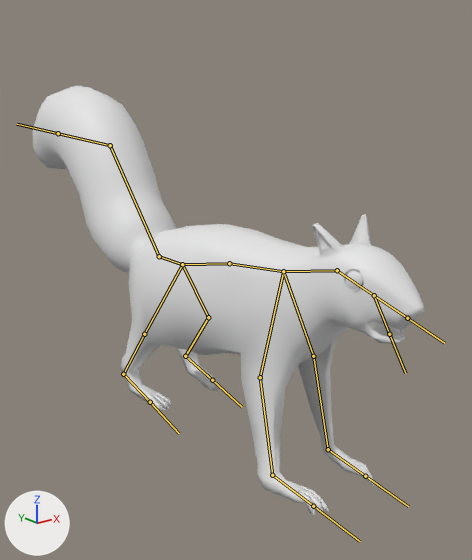
Before and after pictures for a commit that changed the FBX model IndieGameUnity/Assets/Models/characters/animals/squirrel.fbx.
Before and after are seen from a 50 mm camera at (-2.04, -2.6, 1.29) aimed at (0.21, 0.21, 0.17). The lights are fixed; the arrows at lower left show +X, +Y and +Z. The bones that bend it are drawn over the model as lines.
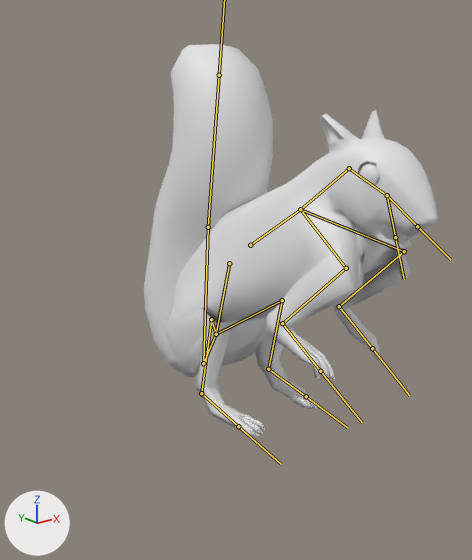
The newer file adds an action. The first version stands in its rest pose; the second is drawn at frame 1 of the action 'Armature|PoseLibEATtoo'.

Pixel boxes (x1, y1, x2, y2) of what changed, in the pictures (472 x 560 px):
'Cube', posed (25% narrower, 8% shorter): before (33, 85, 424, 515); after (144, 44, 438, 438)
bone 'upper', root to tip: before (229, 263) to (283, 271); after (250, 245) to (300, 209)
bone 'Bone.001', root to tip: before (283, 271) to (337, 270); after (300, 209) to (349, 168)
bone 'head', root to tip: before (337, 270) to (374, 295); after (349, 168) to (387, 195)
bone 'Bone.003', root to tip: before (374, 295) to (407, 318); after (387, 195) to (417, 226)
bone 'Bone.004', root to tip: before (374, 295) to (389, 334); after (387, 195) to (395, 237)
bone 'Bone.005', root to tip: before (283, 271) to (313, 356); after (300, 209) to (404, 251)
bone 'Bone.006', root to tip: before (313, 356) to (328, 449); after (404, 251) to (339, 306)
bone 'Bone.007', root to tip: before (328, 449) to (365, 476); after (339, 306) to (372, 348)
bone 'Bone.008', root to tip: before (283, 271) to (260, 377); after (300, 209) to (346, 268)
bone 'Bone.009', root to tip: before (260, 377) to (272, 475); after (346, 268) to (282, 323)
bone 'Bone.010', root to tip: before (272, 475) to (313, 506); after (282, 323) to (320, 371)
bone 'lower', root to tip: before (229, 263) to (182, 264); after (229, 263) to (216, 334)
bone 'Bone.012', root to tip: before (182, 264) to (208, 317); after (216, 334) to (282, 300)
bone 'Bone.013', root to tip: before (208, 317) to (185, 356); after (282, 300) to (268, 369)
bone 'Bone.014', root to tip: before (185, 356) to (212, 380); after (268, 369) to (306, 396)
bone 'Bone.015', root to tip: before (182, 264) to (144, 334); after (216, 334) to (211, 319)
bone 'Bone.016', root to tip: before (144, 334) to (123, 374); after (211, 319) to (201, 393)
bone 'Bone.017', root to tip: before (123, 374) to (150, 402); after (201, 393) to (238, 426)
bone 'Bone.019', root to tip: before (159, 256) to (110, 145); after (203, 363) to (208, 227)
bone 'Bone.020', root to tip: before (110, 145) to (58, 133); after (208, 227) to (219, 75)

What the commit changed:
Bone 'upper' (bone_upper) moves from (0.0, 0.0, 0.0) to (0.0, 0.185, -0.112).
Bone 'upper' (bone_upper) turns from (0, 0, 0) to (-26, 0, 0) degrees about its own x, y and z.
Bone 'Bone.001' (bone_bone_001) turns from (0, 0, 0) to (3, 1, 0) degrees about its own x, y and z.
Bone 'head' (bone_head) turns from (0, 0, 0) to (30, 0, 0) degrees about its own x, y and z.
Bone 'Bone.003' (bone_bone_003) turns from (0, 0, 0) to (10, 0, 0) degrees about its own x, y and z.
Bone 'Bone.004' (bone_bone_004) turns from (0, 0, 0) to (8, 0, 0) degrees about its own x, y and z.
Bone 'Bone.005' (bone_bone_005) turns from (0, 0, 0) to (-40, -13, 5) degrees about its own x, y and z.
Bone 'Bone.006' (bone_bone_006) turns from (0, 0, 0) to (126, 2, 4) degrees about its own x, y and z.
Bone 'Bone.007' (bone_bone_007) turns from (0, 0, 0) to (-30, 2, -1) degrees about its own x, y and z.
Bone 'Bone.008' (bone_bone_008) turns from (0, 0, 0) to (-38, 14, -5) degrees about its own x, y and z.
Bone 'Bone.009' (bone_bone_009) turns from (0, 0, 0) to (125, 0, 0) degrees about its own x, y and z.
Bone 'Bone.010' (bone_bone_010) turns from (0, 0, 0) to (-31, 0, 0) degrees about its own x, y and z.
Bone 'lower' (bone_lower) turns from (0, 0, 0) to (-60, 0, 0) degrees about its own x, y and z.
Bone 'Bone.012' (bone_bone_012) turns from (0, 0, 0) to (-70, -27, 19) degrees about its own x, y and z.
Bone 'Bone.013' (bone_bone_013) turns from (0, 0, 0) to (109, 0, 0) degrees about its own x, y and z.
Bone 'Bone.014' (bone_bone_014) turns from (0, 0, 0) to (22, 0, 0) degrees about its own x, y and z.
Bone 'Bone.015' (bone_bone_015) turns from (0, 0, 0) to (-70, 32, -22) degrees about its own x, y and z.
Bone 'Bone.016' (bone_bone_016) turns from (0, 0, 0) to (108, 0, 0) degrees about its own x, y and z.
Bone 'Bone.017' (bone_bone_017) turns from (0, 0, 0) to (23, 0, 0) degrees about its own x, y and z.
Bone 'Bone.019' (bone_bone_019) turns from (0, 0, 0) to (105, 0, 0) degrees about its own x, y and z.
Bone 'Bone.020' (bone_bone_020) turns from (0, 0, 0) to (51, 0, 0) degrees about its own x, y and z.
